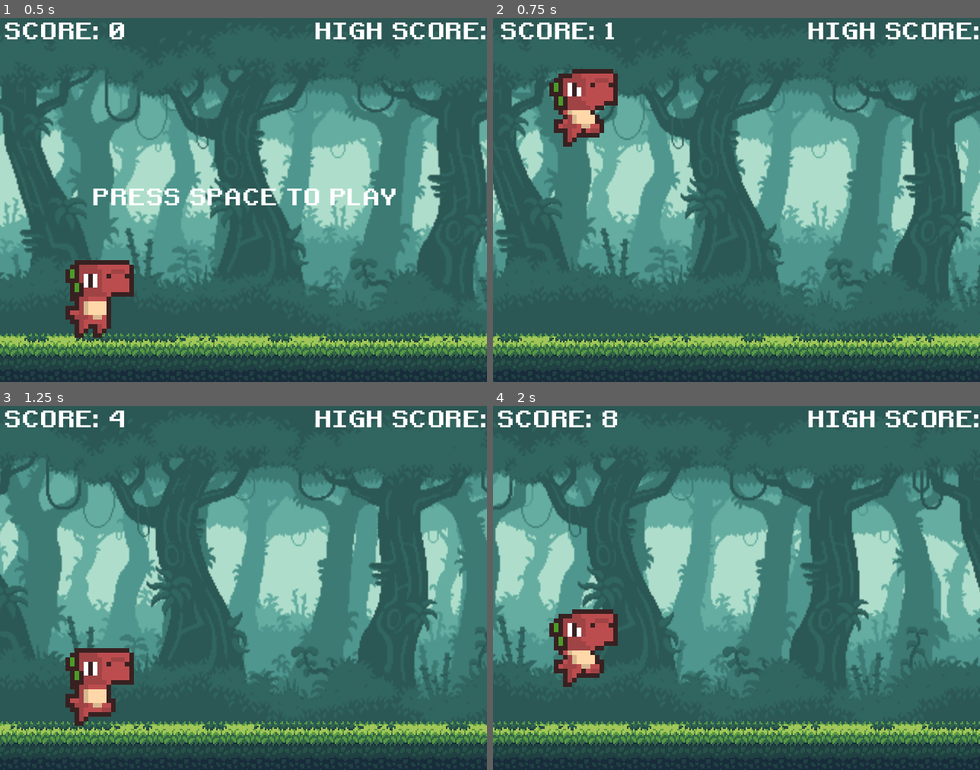
Above: before the commit, frames 1-4 (two rows, left to right).
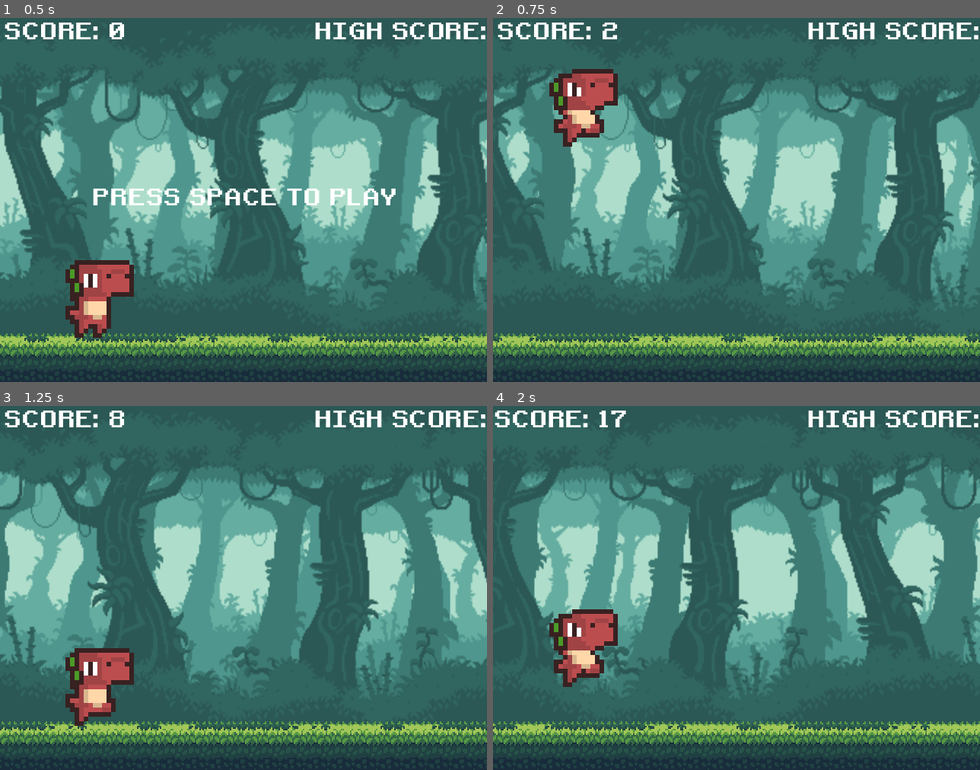
Above: after the commit, the same moments.

Repository: hhsoares/entrance_exam_game
Game: Godot game, scene res://scenes/main.tscn
The game is run twice, just before and just after one commit, with the same random seed, the same clock (stepped at 60 frames per second) and the same inputs.
Inputs:
- Up to frame 1 (0.5 s): no input
- Up to frame 2 (0.75 s): tap Space at 0.5 s
- Up to frame 3 (1.25 s): tap Enter (ui_accept) at 0.77 s
- Up to frame 4 (2 s): tap Enter (ui_accept) at 1.52 s

Frame 1 is identical in both runs. In frame 2, 27% of the frame differs, in the area x 0-100%, y 1-94%; in frame 3, 44%; in frame 4, 45%.

Commit message:
added obstacles, except bird

Diff:
--- a/scenes/main.gd
+++ b/scenes/main.gd
@@ -1,26 +1,39 @@
 extends Node
+
+var stump_scene = preload("res://scenes/stump.tscn")
+var rock_scene = preload("res://scenes/rock.tscn")
+var barrel_scene = preload("res://scenes/barrel.tscn")
+var bird_scene = preload("res://scenes/bird.tscn")
+var obstacle_types := [stump_scene, rock_scene, barrel_scene]
+var obstacles : Array
+var bird_heights := [100, 300]
 
 const DINO_START_POS := Vector2i(61, 187)
 const CAM_START_POS := Vector2i(160, 120)
-
+var difficulty
+const MAX_DIFFICULTY : int = 2
 var score : int
 const SCORE_MODIFIER : int = 10
 var speed  : float
-const START_SPEED  : float = 1
+const START_SPEED  : float = 2
 const MAX_SPEED  : int = 4
 const SPEED_MODIFIER : int = 800
 var screen_size : Vector2i
+var ground_height : int
 var game_running : bool
+var last_obs
 
 # Called when the node enters the scene tree for the first time.
 func _ready():
 	screen_size = get_window().size
+	ground_height = $Ground.get_node("Sprite2D").texture.get_height()
 	new_game() # Replace with function body.
 
 func new_game():
 	score = 0
 	show_score()
 	game_running = false
+	difficulty = 0
 
 	$Dino.position = DINO_START_POS
 	$Dino.velocity = Vector2i(0, 0)
@@ -35,8 +48,9 @@
 		speed = START_SPEED + score / SPEED_MODIFIER
 		if speed > MAX_SPEED:
 			speed = MAX_SPEED
+		adjust_difficulty()
 
-		print(speed)
+		generate_obs()
 
 		$Dino.position.x += speed
 		$Camera2D.position.x += speed
@@ -51,5 +65,30 @@
 			game_running = true
 			$HUD.get_node("StartLabel").hide()
 
+func generate_obs():
+	if obstacles.is_empty() or last_obs.position.x < score + randi_range(30, 50):
+		var obs_type = obstacle_types[randi() % obstacle_types.size()]
+		var obs
+		var max_obs = difficulty + 1
+		for i in range(randi() % max_obs + 1):
+			obs = obs_type.instantiate()
+			var obs_height = obs.get_node("Sprite2D").texture.get_height()
+			var obs_scale = obs.get_node("Sprite2D").scale
+			var obs_x : int = screen_size.x + score + 100 + (i * 60)
+			var obs_y : int = screen_size.y - ground_height - (obs_height * obs_scale.y / 2) + 5
+			last_obs = obs
+			add_obs(obs, obs_x, obs_y)
+
+func add_obs(obs, x, y):
+	obs.position = Vector2(x, y)
+	add_child(obs)
+	obstacles.append(obs)
+
+
 func show_score():
 	$HUD.get_node("ScoreLabel").text = "SCORE: " + str(score / SCORE_MODIFIER)
+
+func adjust_difficulty():
+	difficulty = score / SPEED_MODIFIER
+	if difficulty > MAX_DIFFICULTY:
+		difficulty = MAX_DIFFICULTY
--- a/scenes/rock.tscn
+++ b/scenes/rock.tscn
@@ -6,9 +6,9 @@
 
 [node name="Sprite2D" type="Sprite2D" parent="."]
 texture_filter = 1
-scale = Vector2(3, 3)
+scale = Vector2(2, 2)
 texture = ExtResource("1_d3bs8")
 
 [node name="CollisionPolygon2D" type="CollisionPolygon2D" parent="."]
 scale = Vector2(2, 2)
-polygon = PackedVector2Array(-15.5, -22, -24.5, -20.5, -35, -13.5, -41, 0, -42, 22, 43, 21, 34, 10.5, 23.5, 5, 20, -1.5, 12.5, -8, 9, -10, 1, -10, -2, -16.5, -9.5, -21)
+polygon = PackedVector2Array(-11, -15, -16.5, -13.5, -23, -10.5, -26.5, -0.5, -28, 15, 28, 14.5, 25.5, 9.5, 21, 6, 14.5, 3.5, 11, -3, 6.5, -6.5, 1.5, -7, -0.5, -9.5, -5.5, -14)
